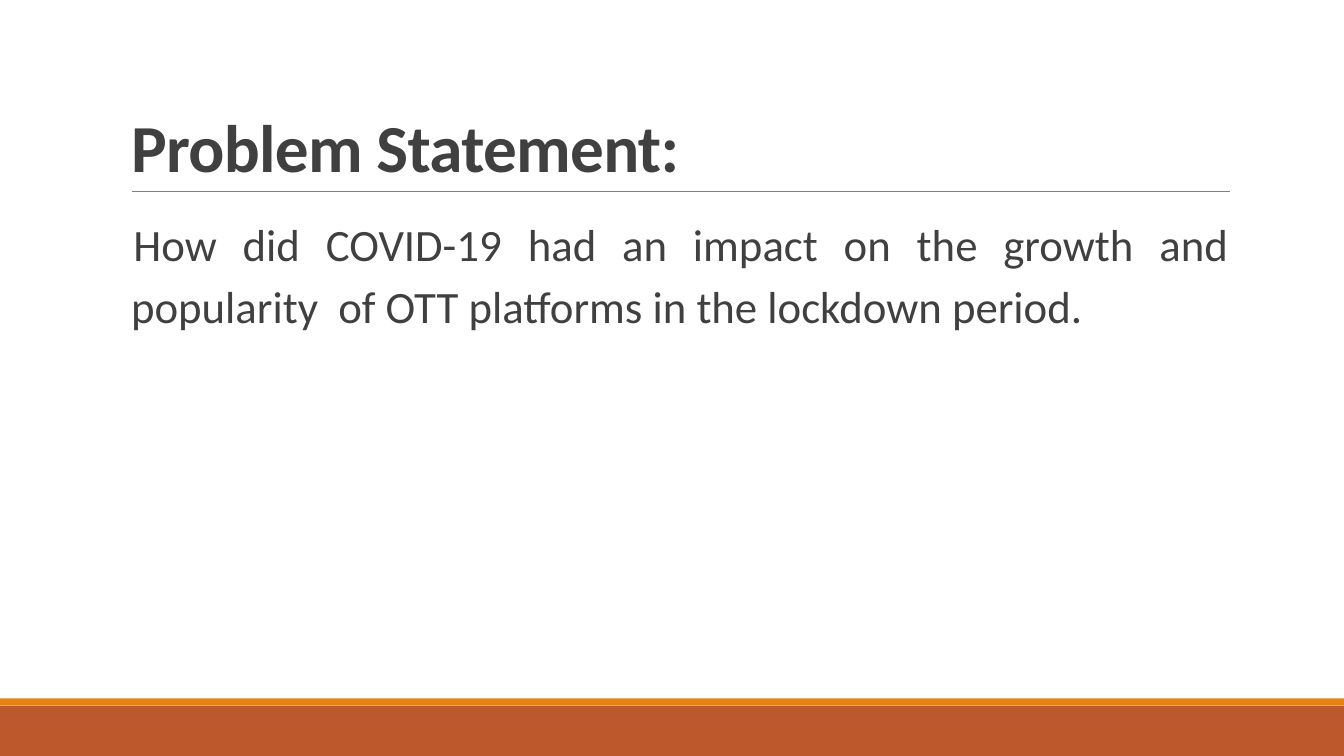
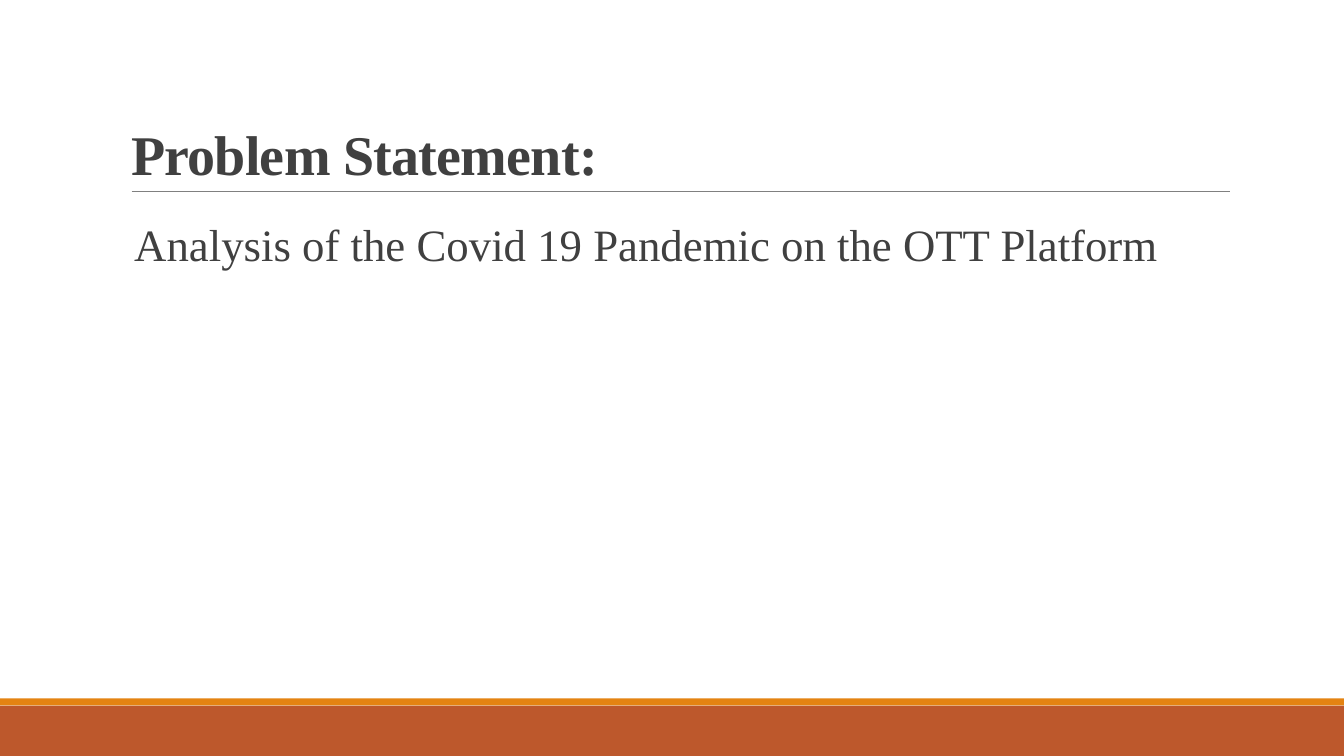
Before and after one commit to Yajas2913/Data-analysis-on-OTT-Platform, a slide deck: slide 3 of EDA_ppt.pptx (slide 2 before the commit). Drawn at 1344x756 pixels with LibreOffice and Linux fonts; fonts in the diff are those of the drawing. Boxes give left, top, right and bottom in pixels: in the first picture for what was removed or moved away, otherwise in the second. Text is boxed around its words. In the diff, an @@ line names an element or a change of style, - is before the commit and + after.

```diff
--- a/EDA_ppt.pptx
+++ b/EDA_ppt.pptx
@@ title "Problem Statement:" at box(131, 136, 598, 176): size 48 to 40 pt, font Calibri to Times New Roman @@
@@ text at box(134, 229, 1158, 270): text changed; font Calibri to Times New Roman @@
-  How did COVID-19 had an impact on the growth and popularity of OTT platforms in the lockdown period.
+  Analysis of the Covid 19 Pandemic on the OTT Platform
```
Also in this commit, not shown: 13 other slides changed, 3 slides added, 10 other files.
